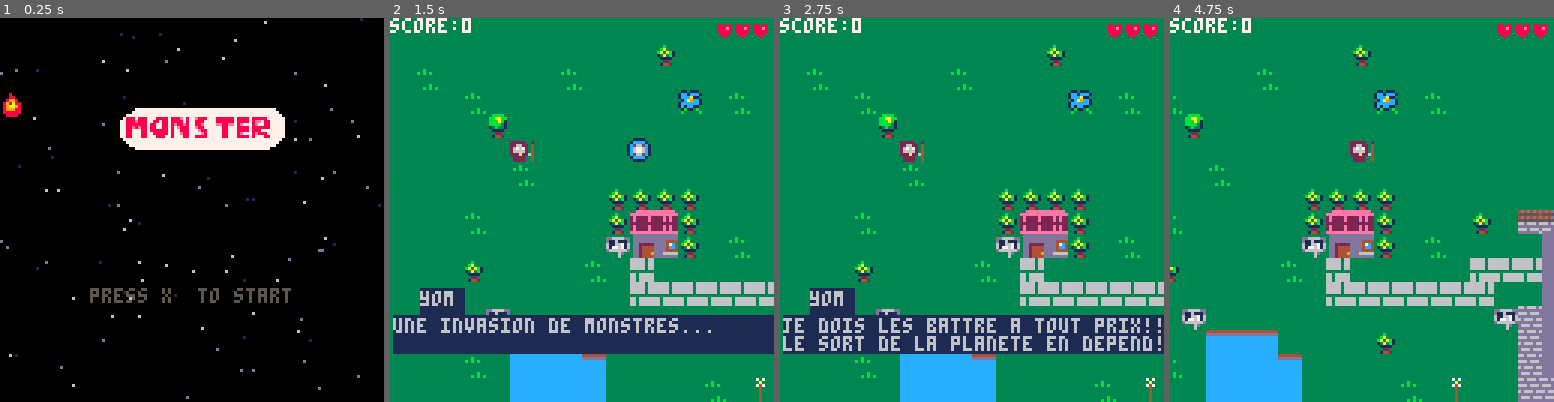
Above: before the commit, frames 1-4 (left to right).
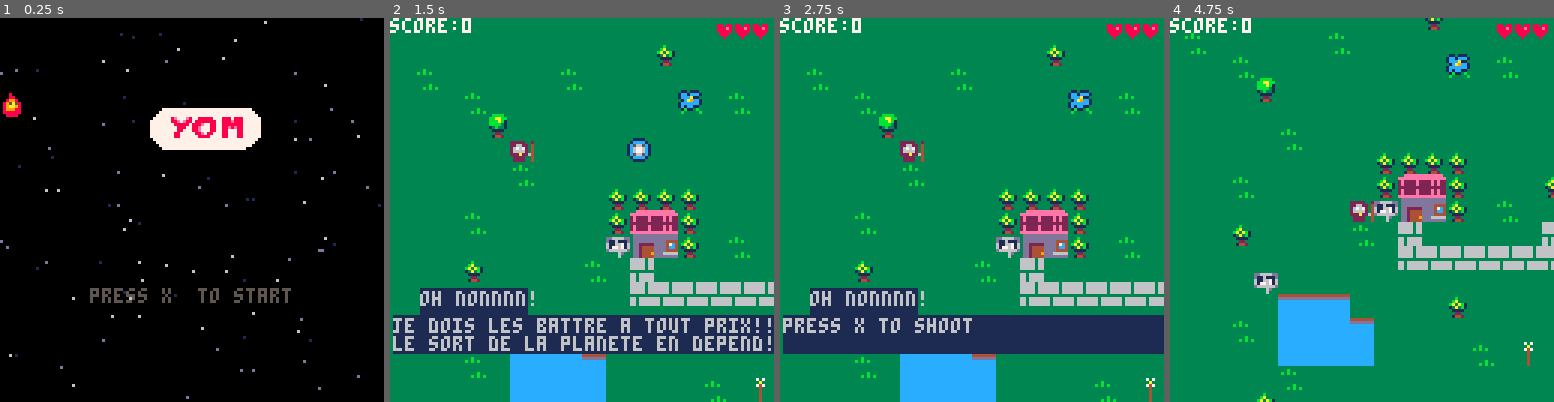
Above: after the commit, the same moments.

Repository: adatechschool/doris-pico-8-mickael-yoann-onat
Game: PICO-8 cartridge yom.p8
Same seed, same stepped clock (60 frames per second), same inputs: the game is played once before the commit and once after it.
Inputs:
- Up to frame 1 (0.25 s): no input
- Up to frame 2 (1.5 s): tap X (X key) at 0.33, 1.07 s
- Up to frame 3 (2.75 s): hold Right 1.6-2.1 s; tap X (X key) at 1.85 s; hold Up 2.15-2.42 s; hold Right from 2.47 s (still down)
- Up to frame 4 (4.75 s): tap X (X key) at 2.97, 4.08 s; release Right at 3.03 s; hold Left 3.08-3.58 s; hold Down 3.63-3.97 s; hold Right 4.02-4.68 s; hold Up from 4.73 s (still down)

The runs differ from the first frame. In frame 1, 2.3% of the frame differs, in the area x 31-75%, y 23-35%; in frame 2, 4.3%; in frame 3, 4.1%; in frame 4, 25%, in the area x 0-100%, y 0-100%.

Commit message:
monster devient yom

Diff:
--- a/yom.p8
+++ b/yom.p8
@@ -13,7 +13,7 @@
 	_draw = draw_start
 	init_msg()
 	create_msg(
-		"yom", c_intro_text_1,
+		c_intro_text_1,
 		c_intro_text_2, c_intro_text_3, c_intro_text_4
 	)
 	music_start = false
@@ -698,7 +698,7 @@
 	end
 end
 
-c_intro_text_1 = "oh nonnnn! \npress x to continue"
+c_intro_text_1 = "oh nonnnn!"
 c_intro_text_2 = "une invasion de monstres..."
 c_intro_text_3 = "je dois les battre a tout prix!!! \nle sort de la planete en depend!"
 c_intro_text_4 = "press x to shoot"
@@ -880,20 +880,20 @@
 00000000000888000008860000066600000000000000000000000000000000000000000000000000000000000000000000000000000000000000000000000000
 00000000000080000000800000006000000000000000000000000000000000000000000000000000000000000000000000000000000000000000000000000000
 00000000000000000000000000000000000000000000000000000000000000000000000000000000000000000000000000000000000000000000000000000000
-00000000000000000000000000000000000007777777777777777777777777777777777777777777777700000000000000000000000000000000000000000000
-00000000000000000000000000000000000077777777777777777777777777777777777777777777777770000000000000000000000000000000000000000000
-00000000000000000000000000000000007777777777777777777777777777777777777777777777777777000000000000000000000000000000000000000000
-0000000000000000000000000000000007888788877788887888e7877e8887778888887888878888877777700000000000000000000000000000000000000000
-0000000000000000000000000000000077888e888778878878888787788877778888887888878ee7887777700000000000000000000000000000000000000000
-00000000000000000000000000000000778888888788778878e88e87788e7777ee88ee78e7778e77887777700000000000000000000000000000000000000000
-000000000000000000000000000000007788e8e887887788787e88877e8877777788777888878888887777700000000000000000000000000000000000000000
-0000000000000000000000000000000077887778878888887877888777e887777788777888878887777777700000000000000000000000000000000000000000
-0000000000000000000000000000000077887778877888887877e887777e877777887778e7778e88877777700000000000000000000000000000000000000000
-00000000000000000000000000000000778877788777888778777887788887777788777888878777887777700000000000000000000000000000000000000000
-00000000000000000000000000000000077777777777777777777777777777777777777777777777777777000000000000000000000000000000000000000000
-00000000000000000000000000000000007777777777777777777777777777777777777777777777777770000000000000000000000000000000000000000000
-00000000000000000000000000000000000777777777777777777777777777777777777777777777777700000000000000000000000000000000000000000000
-00000000000000000000000000000000000007777777777777777777777777777777777777777777770000000000000000000000000000000000000000000000
+00000000000000000000000000000000000000000000007777777777777777777777777777770000000000000000000000000000000000000000000000000000
+00000000000000000000000000000000000000000000077777777777777777777777777777777000000000000000000000000000000000000000000000000000
+00000000000000000000000000000000000000000000777777777777777777777777777777777700000000000000000000000000000000000000000000000000
+00000000000000000000000000000000000000000007777778e777e8778888877788878887777770000000000000000000000000000000000000000000000000
+000000000000000000000000000000000000000000777777788e7e887888888877888e8887777770000000000000000000000000000000000000000000000000
+00000000000000000000000000000000000000000077777777888887888e77887788888887777770000000000000000000000000000000000000000000000000
+0000000000000000000000000000000000000000007777777778887788e777887788e8e887777770000000000000000000000000000000000000000000000000
+0000000000000000000000000000000000000000007777777778877788e777887788777887777770000000000000000000000000000000000000000000000000
+00000000000000000000000000000000000000000077777777887777788e78877788777887777770000000000000000000000000000000000000000000000000
+00000000000000000000000000000000000000000077777777887777778888777788777887777770000000000000000000000000000000000000000000000000
+00000000000000000000000000000000000000000007777777777777777777777777777777777700000000000000000000000000000000000000000000000000
+00000000000000000000000000000000000000000000777777777777777777777777777777777000000000000000000000000000000000000000000000000000
+00000000000000000000000000000000000000000000077777777777777777777777777777770000000000000000000000000000000000000000000000000000
+00000000000000000000000000000000000000000000007777777777777777777777777777000000000000000000000000000000000000000000000000000000
 00000000000000000000000000000000000000000000000000000000000000000000000000000000000000000000000000000000000000000000000000000000
 00000000000000000000000000000000000000000000000000000000000000000000000000000000000000000000000000000000000000000000000000000000
 00000000000000000000000000000000000000000000000000000000000000000000000000000000000000000000000000000000000000000000000000000000
@@ -932,9 +932,9 @@
 10000000e0d070d0d0d0d0d091d0d0d0d0d0d0d0d0d0d0d0d0d0d0d0d0d0d0d0d0d0e0d0d0d0d0d0d0d0d0d0d0d0d0d0d0d0d0d0d0d0d0d0d0d0d0d0d0d0d0e0
 1010e01010101010101010101010101010101010101010101010101010101010101010101010101010f010101010101010101010101010101010101010101010
 10000000e0d0d0d0d0d0d0d091d0d0d0d0d0d0d0d0e0d0d0d0d0d0d0d0d0d0d0d0d0d0d0d0d0e0d0d0d0d0d0d0d0d0d0d0d0d0d0d0d0d091d0d0d070d0d0d0e0
-10101010101010701010101010101010101010101010101010101010101010101010101010101010101010101010101010101010101010101010101010101010
+10101010101010701010101010101010101010101010101010101010101090101010101010101010101010101010101010101010101010101010101010101010
 10000000e0d0d0d0d0d0d0d0f1d0d0d0d0d0e0d0d0d0d0d0d0d0d0d0d0d0d0d0d0d0d0d0d0d0d0d0d0d0d0d0d0d0d0d0d0d0d0d0d0d0d091d0d0d0d0d0d0d0e0
-1010101010101010101010101010101010101010101010101010101010101010101010101010101010101010101010101010101010101010101010101010e010
+1010101010101010711010101010101010101010101010101010101010101010101010101010101010101010101010101010101010101010101010101010e010
 10000000e09191919191919191d0d0d0d0d0d0d0d0d0d0d0d0d070d0d0e0d0d0d0d0d0d0d0d0d0d0d0d0d0d0d0d0d0d0d091d0d0d0d0d091d0d0d091919191e0
 1010101010101010101010e010101010101010101010101010101010101010101010101010101010101010101010101010101010101010101010101010101010
 10000000e0d0d0d0d0d0e0d0d070d0d0d0d0d0d0d0d0d0d0d0d0d0d0d0d0d0d0d0d0d0d0d0d0d0d0d070d0d0d0d0d0d09191d070d0d0d09191919191d0d0d0e0
